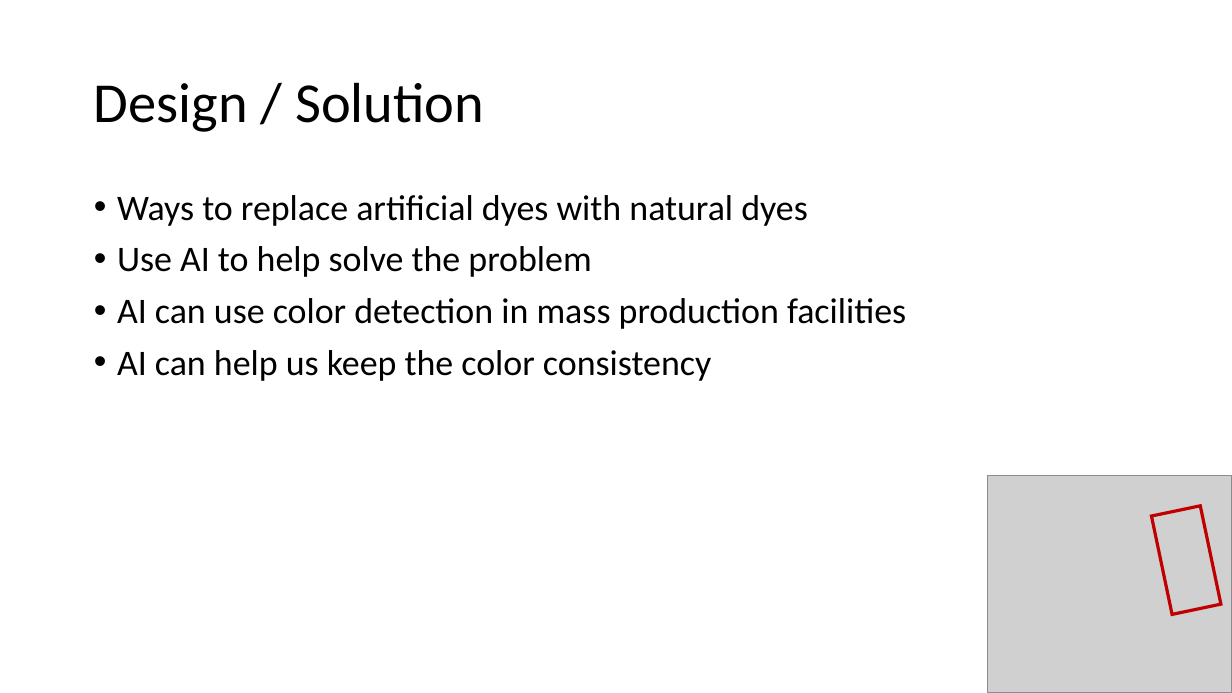
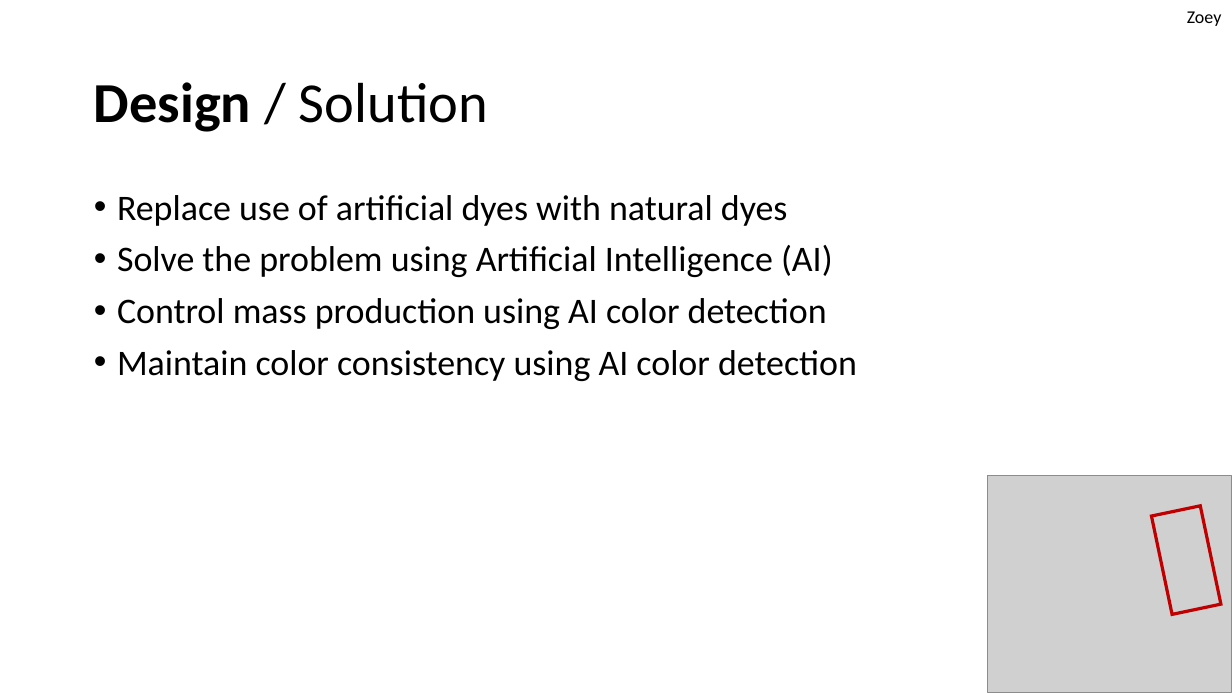
Before and after one commit to LegoRisingStars/Challenge2025, a slide deck: slide 4 of Unearthed Innovation Project - Rising Stars.pptx (slide 3 before the commit). Drawn at 1232x693 pixels with LibreOffice and Linux fonts; fonts in the diff are those of the drawing; grey boxes stand for pictures. Boxes give left, top, right and bottom in pixels: in the first picture for what was removed or moved away, otherwise in the second. Text is boxed around its words. In the diff, an @@ line names an element or a change of style, - is before the commit and + after.

```diff
--- a/Unearthed Innovation Project - Rising Stars.pptx
+++ b/Unearthed Innovation Project - Rising Stars.pptx
@@ text added at box(1187, 11, 1222, 26), 14 pt, text #000000 @@
+Zoey
@@ title "Design / Solution" at box(94, 82, 488, 132): bold on in "Design" @@
@@ text at box(117, 195, 857, 381): text changed @@
-• Ways to replace artificial dyes with natural dyes
-• Use AI to help solve the problem
-• AI can use color detection in mass production facilities
-• AI can help us keep the color consistency
+• Replace use of artificial dyes with natural dyes
+• Solve the problem using Artificial Intelligence (AI)
+• Control mass production using AI color detection
+• Maintain color consistency using AI color detection
```
Also in this commit, not shown: 12 other slides changed, 3 slides added, 1 slide removed, 2 other files.
